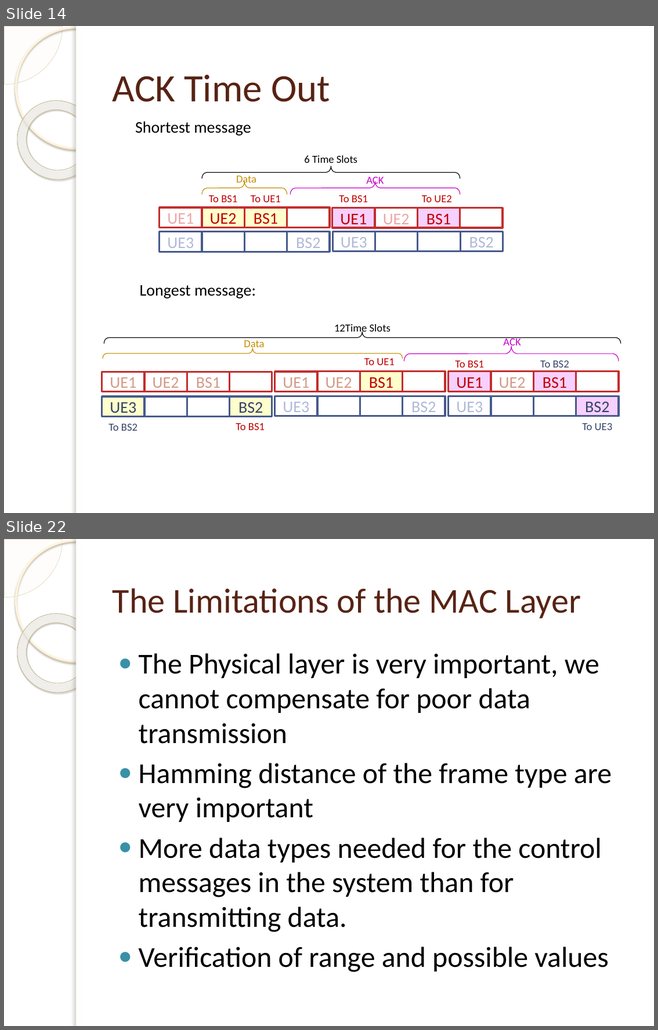
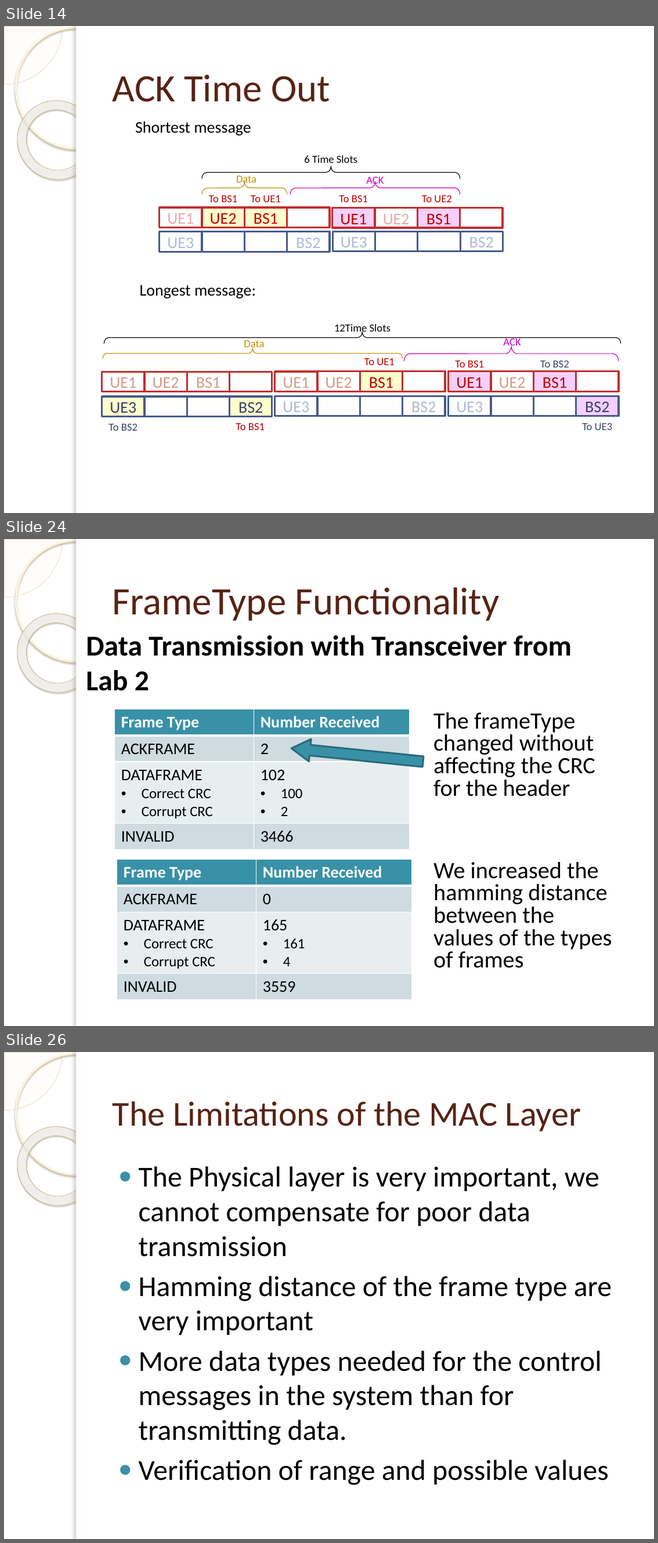
Before and after one commit to isamubr/ece405group6, a slide deck: 4305 Final Presentation.pptx. Shown one above the other, each under a label of ours: slides 14 and 22 before the commit, slides 14, 24 and 26 after it; the slides between them are not shown. The pictures are 658x1030 and 658x1543 pixels, drawn with LibreOffice and Linux fonts; fonts in the diff are those of the drawing; background and template pictures are left out. Boxes give left, top, right and bottom in pixels: in the first picture for what was removed or moved away, otherwise in the second. Text is boxed around its words. In the diff, an @@ line names an element or a change of style, - is before the commit and + after.

```diff
--- a/4305 Final Presentation.pptx
+++ b/4305 Final Presentation.pptx
@@ slide 24 added at (x1=4, y1=539, x2=654, y2=1026), background picture (left out); not listed: 5 template elements that a slide beside it also shows @@
@@ title added at (x1=112, y1=587, x2=499, y2=621), 43 pt, text #572314 @@
+FrameType Functionality
@@ text added at (x1=86, y1=635, x2=571, y2=691), 32 pt, text #000000, bold @@
+Data Transmission with Transceiver from Lab 2
@@ table added at (x1=114, y1=709, x2=409, y2=848), 4 rows, 2 columns @@
+Frame Type | Number Received
+ACKFRAME | 2
+DATAFRAME / Correct CRC / Corrupt CRC | 102 / 100 / 2
+INVALID | 3466
@@ text added at (x1=433, y1=712, x2=612, y2=968), 25.9 pt, text #000000 @@
+  The frameType changed without affecting the CRC for the header
+  We increased the hamming distance between the values of the types of frames
@@ left arrow added at (x1=291, y1=737, x2=424, y2=773), fill #3891A7, outline #296B7C 2 pt @@
@@ table added at (x1=117, y1=859, x2=411, y2=998), 4 rows, 2 columns @@
+Frame Type | Number Received
+ACKFRAME | 0
+DATAFRAME / Correct CRC / Corrupt CRC | 165 / 161 / 4
+INVALID | 3559
@@ what was slide 22 is now slide 26 @@
```
Also in this commit, not shown: 9 slides changed, 4 other slides added, 1 slide removed, 2 other files.
